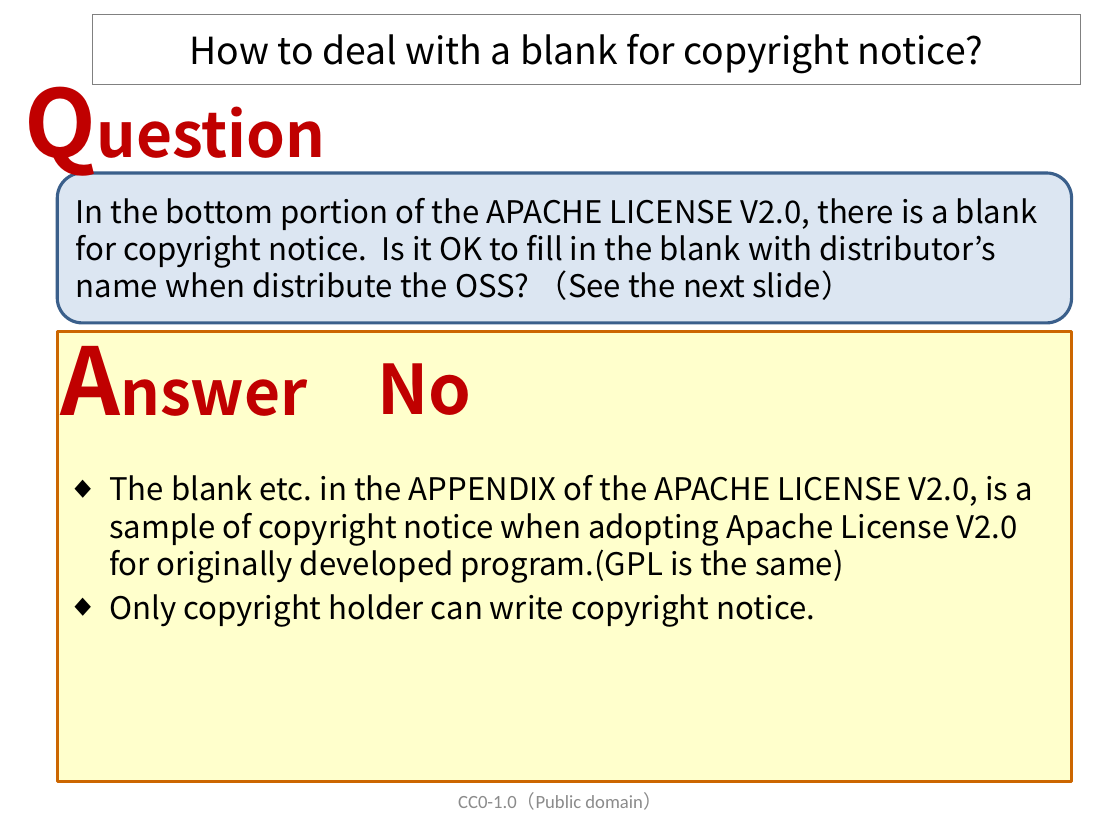
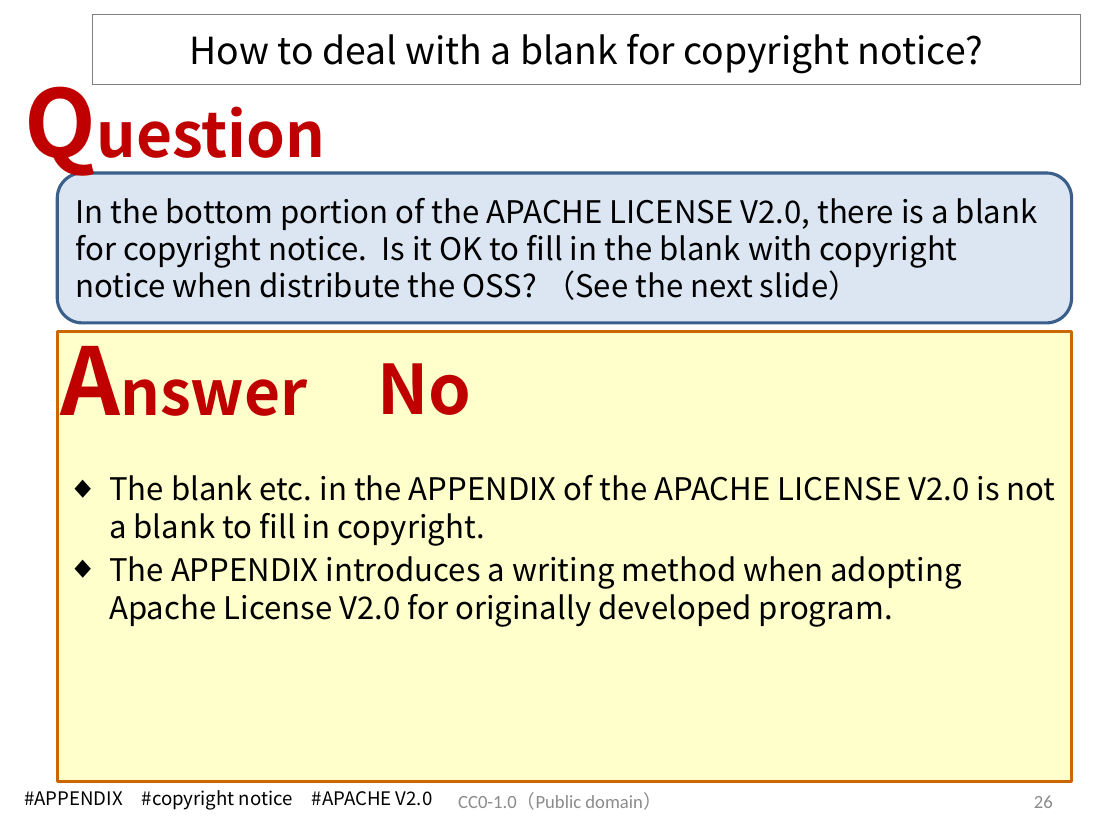
Before and after one commit to OpenChain-Project/OpenChain-JWG, a slide deck: slide 26 of Education_Material/FAQ/Misunderstandings_of_OSS_licenses_CC0.pptx (slide 14 before the commit). Drawn at 1120x840 pixels with LibreOffice and Linux fonts; fonts in the diff are those of the drawing. Boxes give left, top, right and bottom in pixels: in the first picture for what was removed or moved away, otherwise in the second. Text is boxed around its words. In the diff, an @@ line names an element or a change of style, - is before the commit and + after.

```diff
--- a/Education_Material/FAQ/Misunderstandings_of_OSS_licenses_CC0.pptx
+++ b/Education_Material/FAQ/Misunderstandings_of_OSS_licenses_CC0.pptx
@@ text in rounded rectangle at (x1=76, y1=198, x2=1038, y2=300): text changed @@
-In the bottom portion of the APACHE LICENSE V2.0, there is a blank for copyright notice. Is it OK to fill in the blank with distributor’s name when distribute the OSS? （See the next slide）
+In the bottom portion of the APACHE LICENSE V2.0, there is a blank for copyright notice. Is it OK to fill in the blank with copyright notice when distribute the OSS? （See the next slide）
@@ text at (x1=109, y1=475, x2=1056, y2=627): text changed @@
-◆ The blank etc. in the APPENDIX of the APACHE LICENSE V2.0, is a sample of copyright notice when adopting Apache License V2.0 for originally developed program.(GPL is the same)
-◆ Only copyright holder can write copyright notice.
+◆ The blank etc. in the APPENDIX of the APACHE LICENSE V2.0 is not a blank to fill in copyright.
+◆ The APPENDIX introduces a writing method when adopting Apache License V2.0 for originally developed program.
@@ text added at (x1=24, y1=790, x2=433, y2=810), 12 pt, text #000000 @@
+#APPENDIX #copyright notice #APACHE V2.0
@@ page number added at (x1=1034, y1=795, x2=1053, y2=808), 12 pt, text #8C8C8C @@
+26
```
Also in this commit, not shown: 17 other slides changed, 20 slides added, 2 slides removed, 1 other file.
